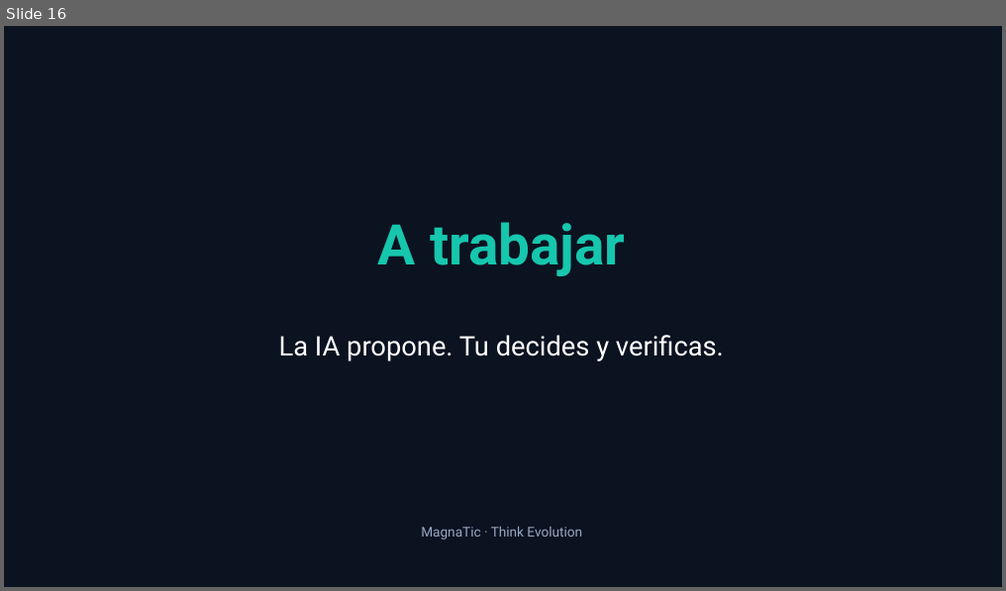
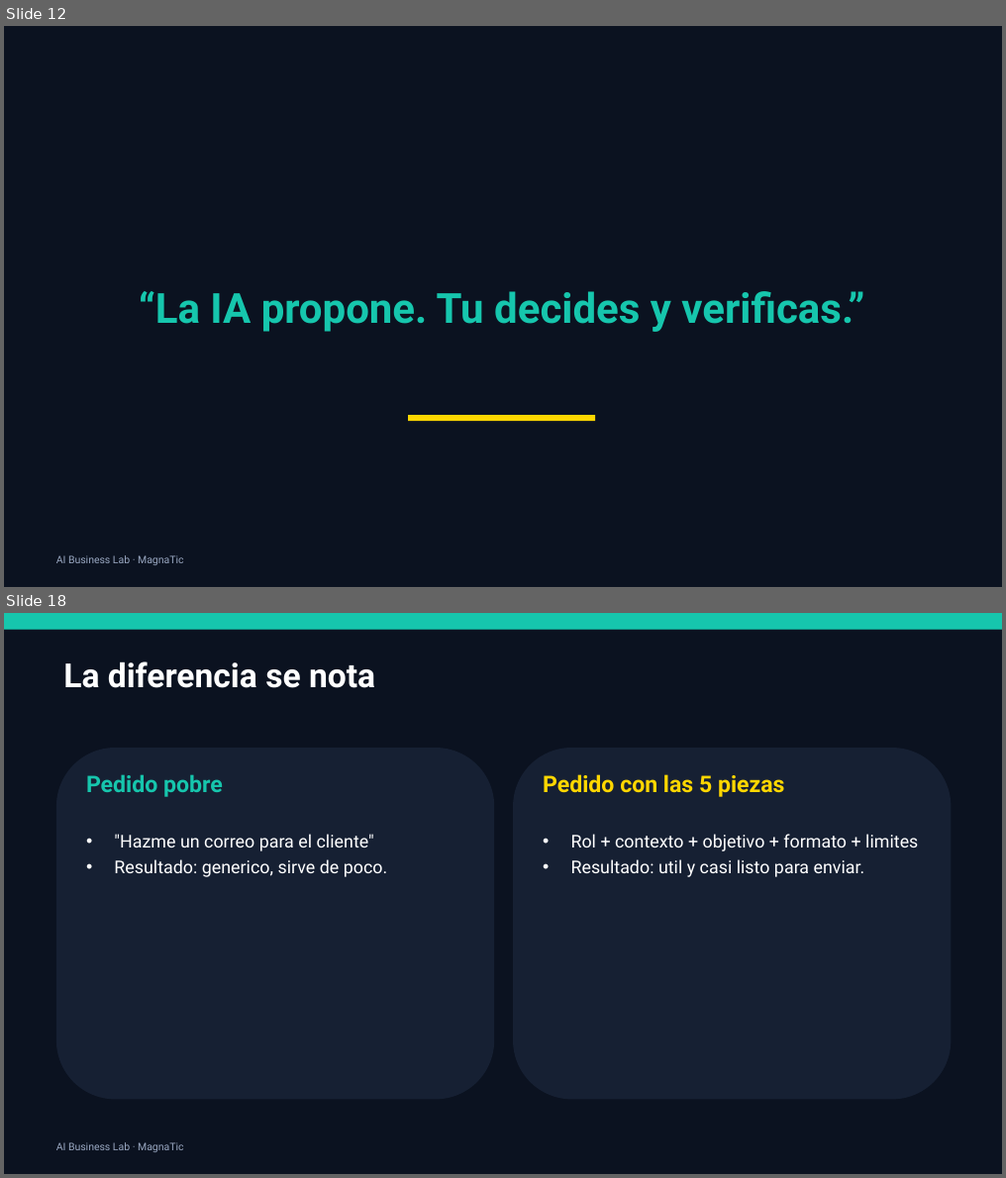
Before and after one commit to xander0408/CURSOS, a slide deck: AI-Business-Lab-Presentacion.pptx. Shown one above the other, each under a label of ours: slide 16 before the commit, slides 12 and 18 after it; the slides between them are not shown. The pictures are 1006x591 and 1006x1178 pixels, drawn with LibreOffice and Linux fonts; fonts in the diff are those of the drawing. Boxes give left, top, right and bottom in pixels: in the first picture for what was removed or moved away, otherwise in the second. Text is boxed around its words. In the diff, an @@ line names an element or a change of style, - is before the commit and + after.

```diff
--- a/AI-Business-Lab-Presentacion.pptx
+++ b/AI-Business-Lab-Presentacion.pptx
@@ slide 18 added at (4,613,1002,1174), background #0B1220 @@
@@ rectangle added at (4,613,1002,630), fill #16C6AD @@
@@ text added at (63,662,375,688), 32 pt, text #FFFFFF, bold @@
+La diferencia se nota
@@ rounded rectangle added at (56,748,494,1100), fill #162033 @@
@@ rounded rectangle added at (513,748,951,1100), fill #162033 @@
@@ text added at (86,774,223,797), 22 pt, text #16C6AD, bold @@
+Pedido pobre
@@ text added at (543,774,785,797), 22 pt, text #FFD700, bold @@
+Pedido con las 5 piezas
@@ text added at (114,834,387,877), 17 pt, text #FFFFFF @@
+• "Hazme un correo para el cliente"
+• Resultado: generico, sirve de poco.
@@ text added at (571,834,918,877), 17 pt, text #FFFFFF @@
+• Rol + contexto + objetivo + formato + limites
+• Resultado: util y casi listo para enviar.
@@ text added at (56,1143,183,1153), 10 pt, text #9AA8C2 @@
+AI Business Lab · MagnaTic
@@ what was slide 16 is now slide 12 @@
@@ slide 12 changed as well @@
@@ text "“La IA propone. Tu decides ..." at (139,291,864,332): vertical alignment top to middle @@
@@ text removed at (378,222,625,276) @@
-A trabajar
@@ text at (139,291,864,332): text changed; size 26 to 40 pt; text colour #FFFFFF to #16C6AD; bold on @@
-La IA propone. Tu decides y verificas.
+“La IA propone. Tu decides y verificas.”
@@ rectangle added at (408,415,595,421), fill #FFD700 @@
@@ text at (56,556,183,566): text changed; size 13 to 10 pt @@
-MagnaTic · Think Evolution
+AI Business Lab · MagnaTic
```
Also in this commit, not shown: 5 other slides changed, 24 other slides added, 10 slides removed, 8 other files.
